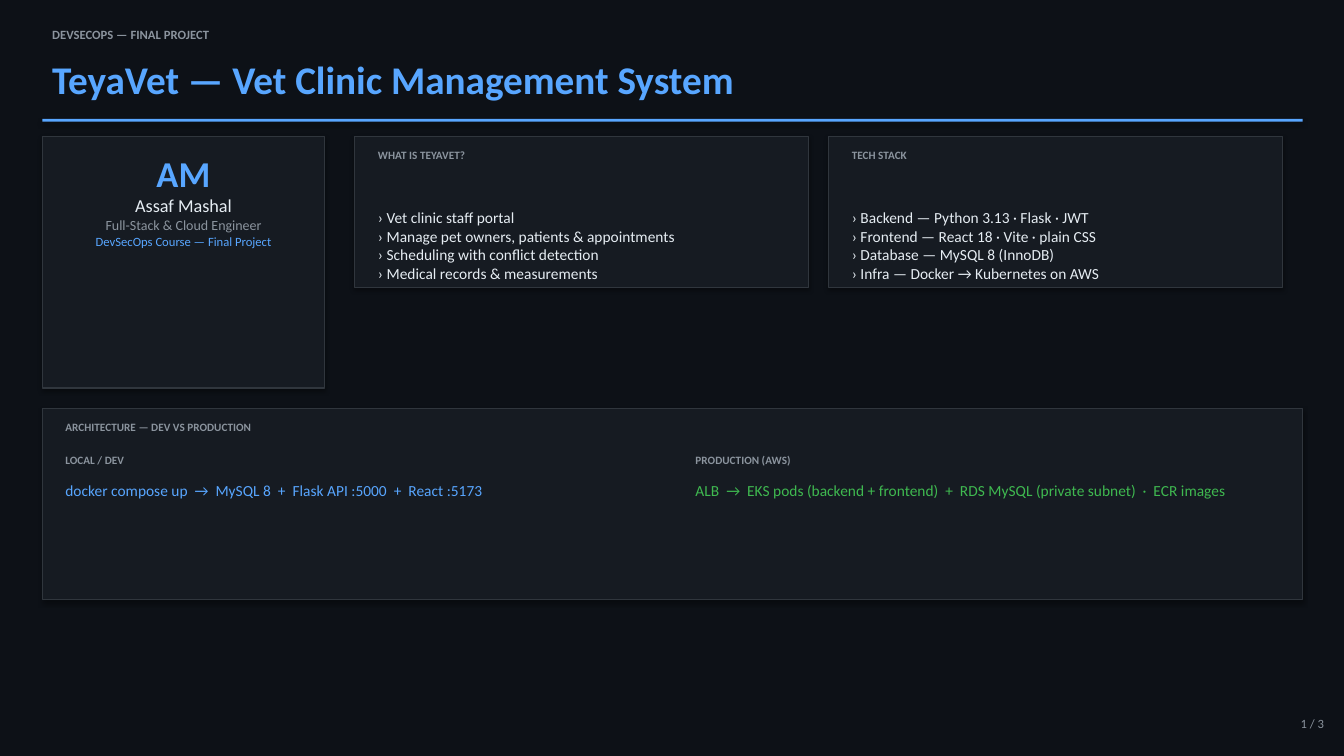
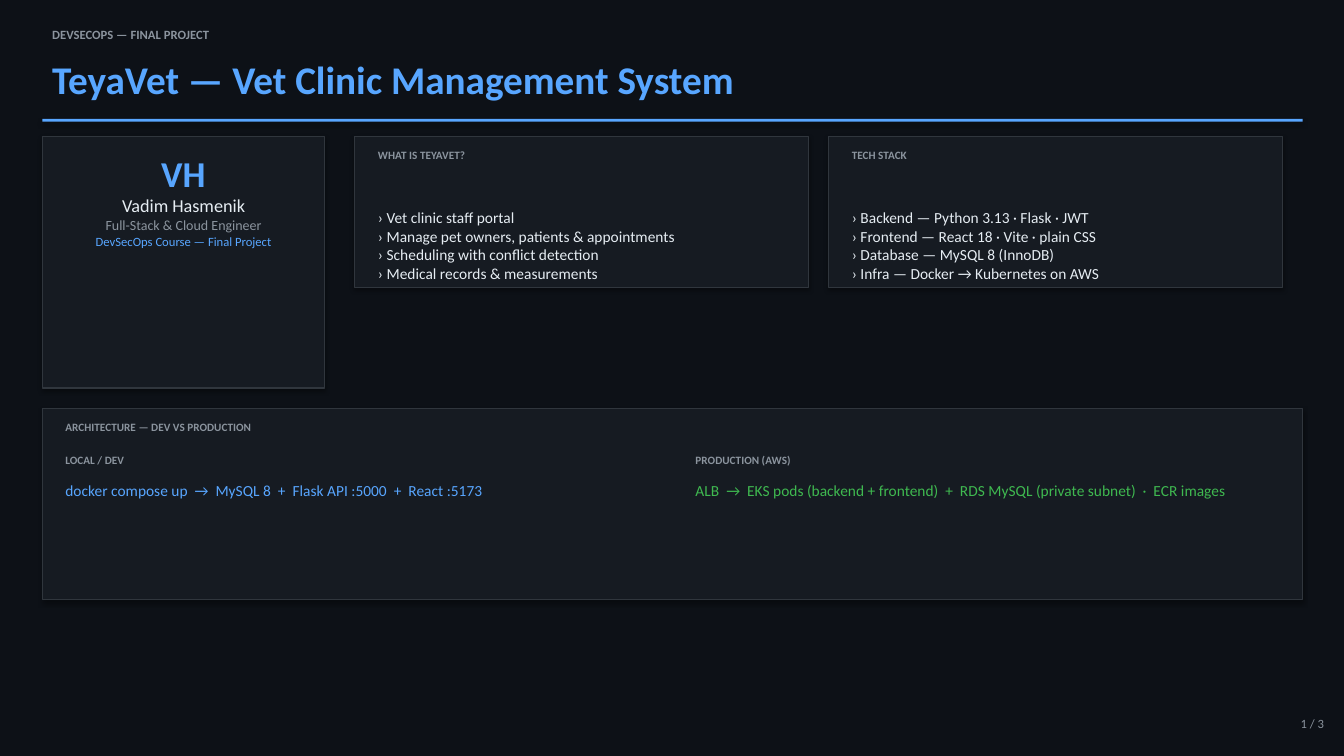
Before and after one commit to vadim123-dev/vet-app, a slide deck: slide 1 of presentation/teyavet_presentation.pptx. Drawn at 1344x756 pixels with LibreOffice and Linux fonts; fonts in the diff are those of the drawing. Boxes give left, top, right and bottom in pixels: in the first picture for what was removed or moved away, otherwise in the second. Text is boxed around its words. In the diff, an @@ line names an element or a change of style, - is before the commit and + after.

```diff
--- a/presentation/teyavet_presentation.pptx
+++ b/presentation/teyavet_presentation.pptx
@@ text at box(122, 163, 245, 212): text changed @@
-AM
-Assaf Mashal
+VH
+Vadim Hasmenik
```
Also in this commit, not shown: 2 other files.
